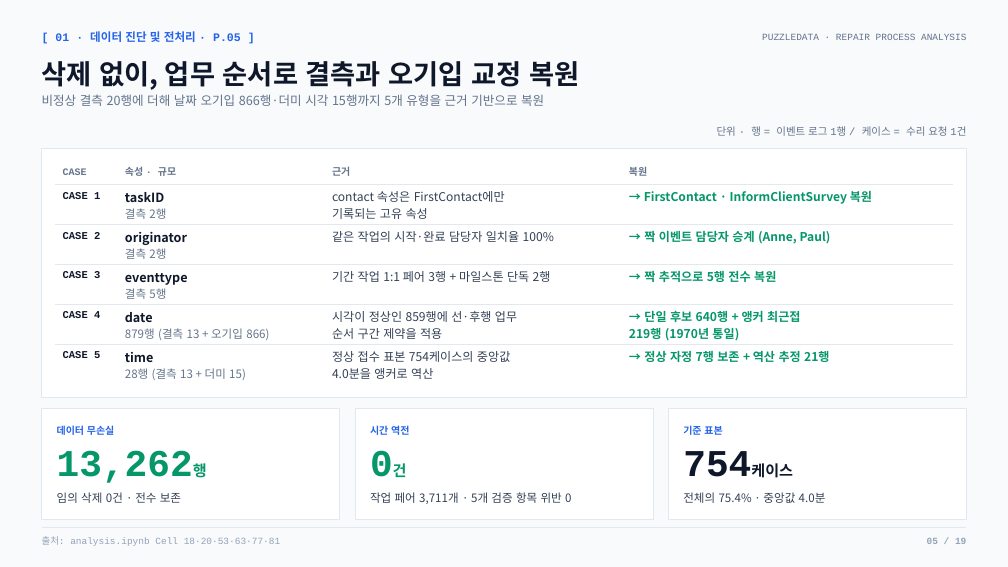
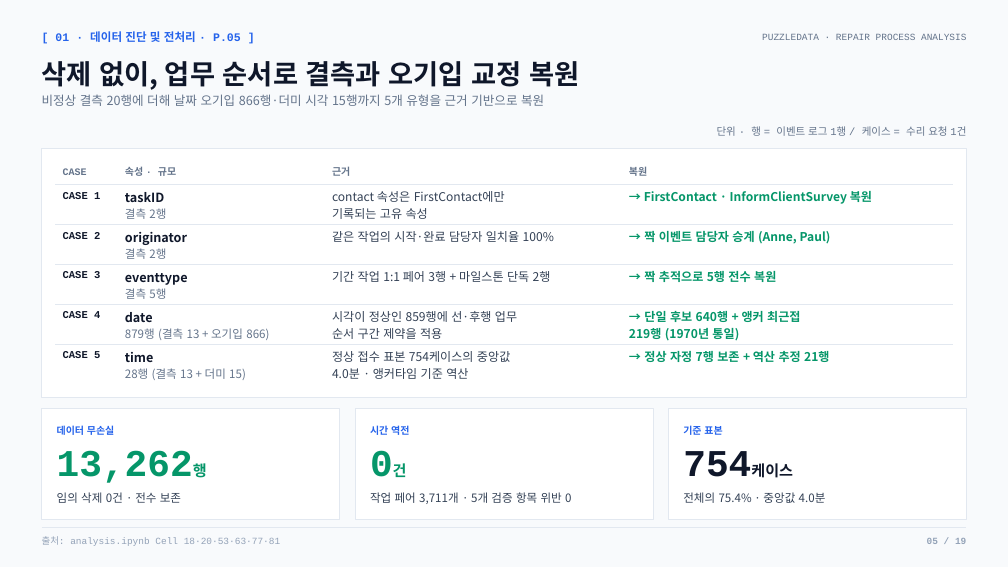
Before and after one commit to nus1245/puzzle_data, a slide deck: slide 5 of outputs/pptx/puzzledata_repair_report.pptx. Drawn at 1008x567 pixels with LibreOffice and Linux fonts; fonts in the diff are those of the drawing. Boxes give left, top, right and bottom in pixels: in the first picture for what was removed or moved away, otherwise in the second. Text is boxed around its words. In the diff, an @@ line names an element or a change of style, - is before the commit and + after.

```diff
--- a/outputs/pptx/puzzledata_repair_report.pptx
+++ b/outputs/pptx/puzzledata_repair_report.pptx
@@ text at (332, 351, 510, 379): text changed @@
-정상 접수 표본 754케이스의 중앙값
-4.0분을 앵커로 역산
+정상 접수 표본 754케이스의 중앙값
+4.0분 · 앵커타임 기준 역산
```
Also in this commit, not shown: 2 other files.
